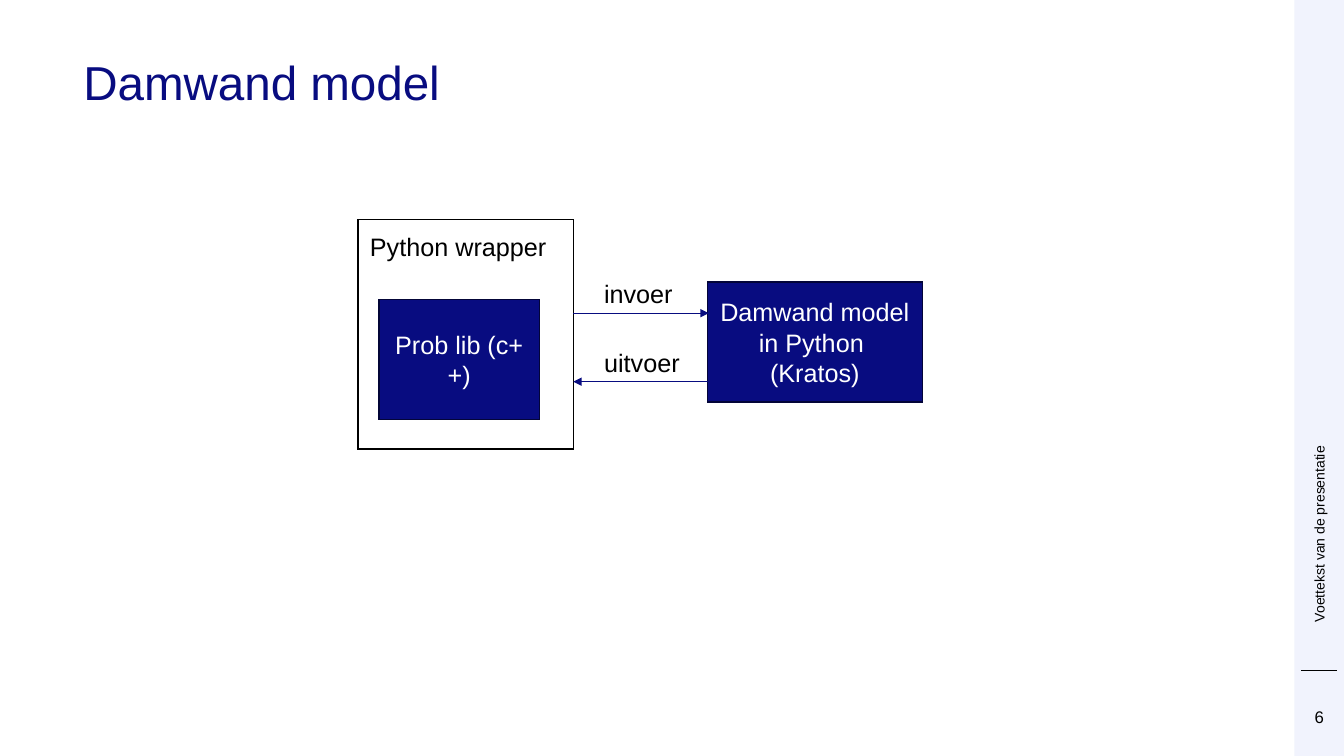
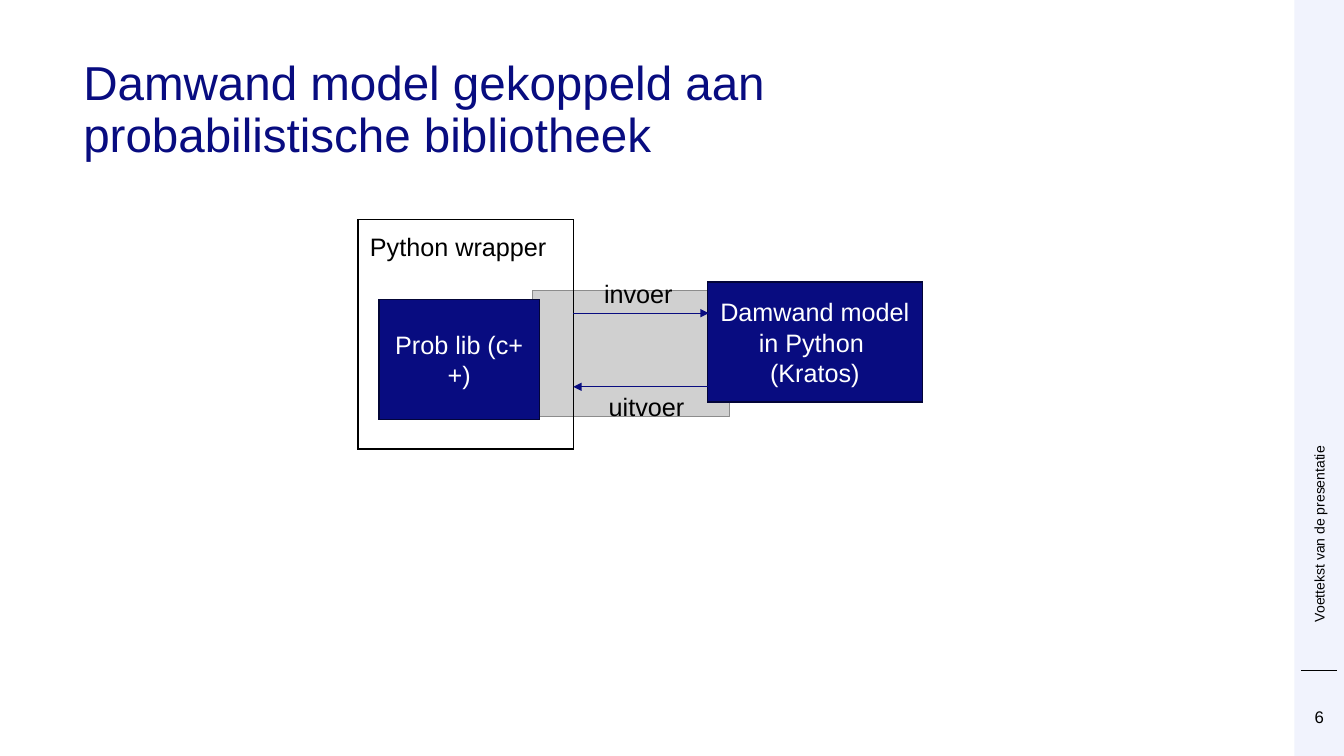
Before and after one commit to Deltares/ProbabilisticLibrary, a slide deck: slide 6 of sources/Deltares.Probabilistic.PWrapper.Examples/kratos/Prob Kratos DSD.pptx. Drawn at 1344x756 pixels with LibreOffice and Linux fonts; fonts in the diff are those of the drawing; grey boxes stand for pictures; background and template pictures are left out. Boxes give left, top, right and bottom in pixels: in the first picture for what was removed or moved away, otherwise in the second. Text is boxed around its words. In the diff, an @@ line names an element or a change of style, - is before the commit and + after.

Commit message:
update figure coupling kratos - prob. lib

```diff
--- a/sources/Deltares.Probabilistic.PWrapper.Examples/kratos/Prob Kratos DSD.pptx
+++ b/sources/Deltares.Probabilistic.PWrapper.Examples/kratos/Prob Kratos DSD.pptx
@@ title at box(83, 65, 764, 161): text changed @@
-Damwand model
+Damwand model gekoppeld aan
+probabilistische bibliotheek
@@ picture added at box(532, 291, 730, 417) @@
@@ arrow moved from (709, 382) - (574, 382) to (709, 387) - (574, 387) @@
@@ text "uitvoer" rewrapped from box(604, 353, 680, 373) to box(609, 397, 685, 422) @@
```
Also in this commit, not shown: 1 other slide changed.
